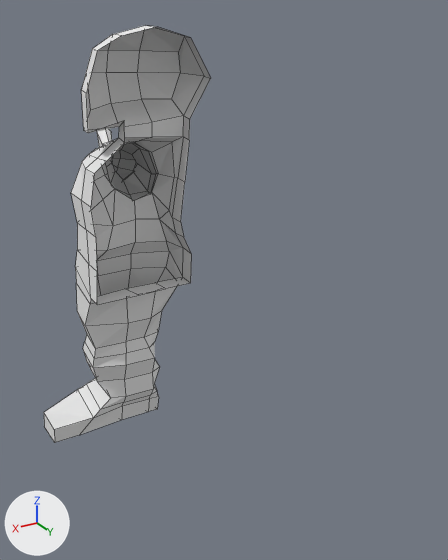
Renders of the Blender file PrimeiroBoneco.blend from each side of a commit.
The view is the same before and after, from a camera (50 mm lens) standing at (3.68, 8.92, 3.22) and looking at (-1.19, 0.81, -0.83). The lights are fixed; the arrows at lower left show +X, +Y and +Z. Mesh edges are drawn as thin lines.

Before the edit, the objects in view are built like this:
```python
me_cube = bpy.data.meshes.new('Cube')
me_cube.from_pydata(...)  # 240 vertices, 230 faces; spans x -1.43..1.5, y -4.6..0.11, z -4.38..3.05
me_cube.materials.append(mat_material)  # white #e7e7e7
ob_cube = bpy.data.objects.new('Cube', me_cube)
ob_cube.location = (0.0, 0.0, 0.0)
```
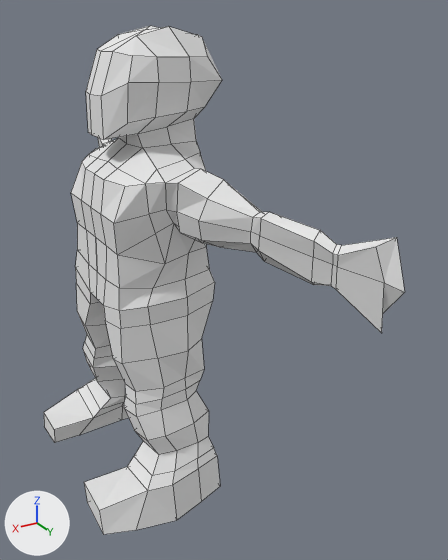
What differs and where, as boxes [x1, y1, x2, y2] in the pictures (448 x 560 px):
'Cube', reshaped, rescaled (115% wider, 22% taller): before [44, 26, 211, 443]; after [44, 26, 405, 534]
part 1 of me_cube, built on: before [75, 26, 211, 305]; after [44, 26, 222, 443]

The change, as a list of edits to the scene's bpy script:
```text
Add mat_material_001:
    mat_material_001 = diffuse_material('Material.001')
    mat_material_001.base_color = (0.8, 0.8, 0.8)  # white #e7e7e7
Change me_cube:
    used by ob_cube; location = (0.0, 0.0, 0.0)
    remove me_cube.from_pydata(...)  # 240 vertices, 230 faces; spans x -1.43..1.5, y -4.6..0.11, z -4.38..3.05
    add me_cube.from_pydata(...)  # 461 vertices, 460 faces, 3 loose edges; spans x -1.45..1.5, y -4.6..4.6, z -4.38..3.05
    me_cube part 1
    17 vertices are removed from x -1.38..0.73, y -0.15..0.11, z -1.15..3.04
    22 faces are deleted
    4 vertices in x -0.58..0.53, y -0.54..-0.51, z 1.56..3.05 move by (0.0, 0.2, 0.0)
    19 vertices move from x -1.43..0.73, y -1.22..-0.19, z -1.15..2.9 to x -1.43..0.73, y -0.75..-0.12, z -1.04..2.9
    232 vertices are added at x -1.45..1.5, y -0.06..4.6, z -4.38..3.05
    5 new vertices lie (0.56, 0.04, 0.0) away from vertices in x -0.46..-0.45, y 0.34..0.76, z -3.72..-1.15
    2 loose edges are added
    230 new faces join them, mat_material (white #e7e7e7)
    22 new faces join them, mat_material_001 (white #e7e7e7)
    add me_cube.materials.append(mat_material_001)  # white #e7e7e7
Change ob_cube:
    ob_cube.scale: (1.0, 1.0, 1.0) -> (1.0, -1.0, 1.0)
```
